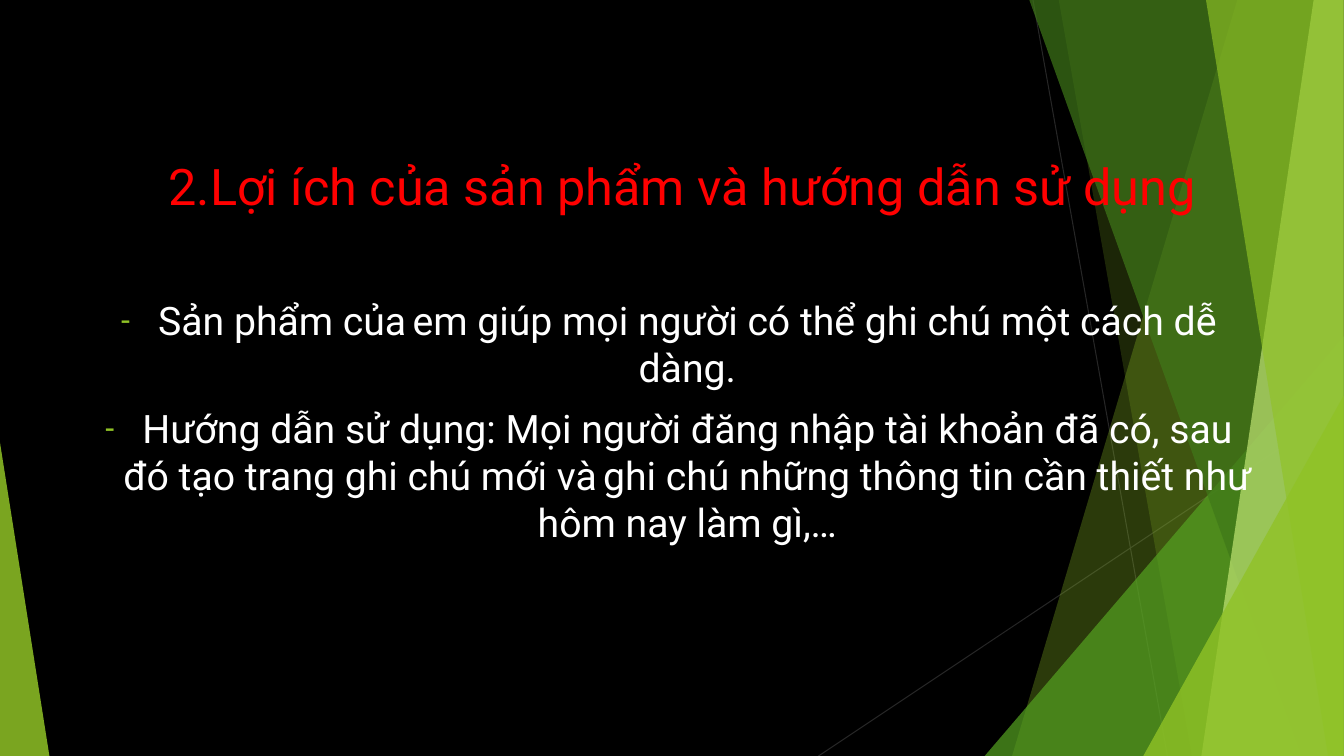
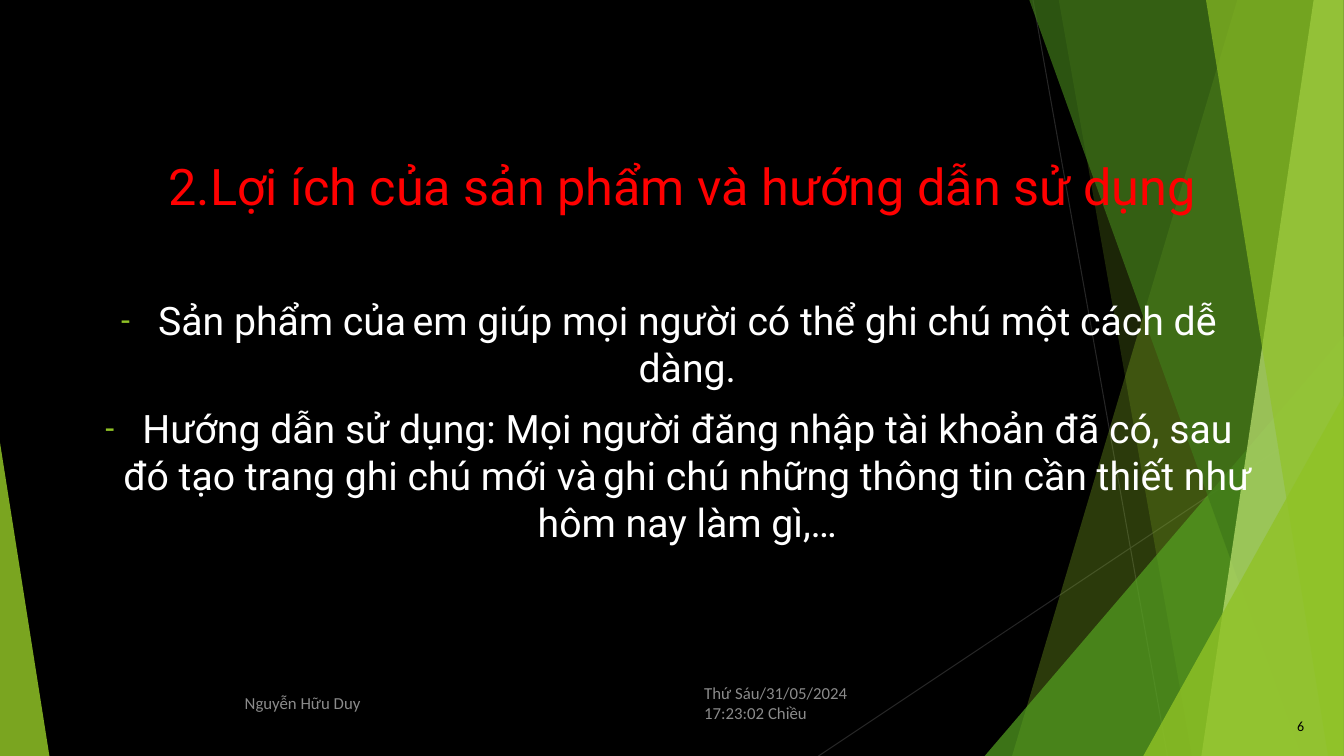
Before and after one commit to GreenSystemDuy08/TL-C4K-PTI01, a slide deck: slide 6 of PTI/SPCK/Thuyết trình.pptx. Drawn at 1344x756 pixels with LibreOffice and Linux fonts; fonts in the diff are those of the drawing. Boxes give left, top, right and bottom in pixels: in the first picture for what was removed or moved away, otherwise in the second. Text is boxed around its words. In the diff, an @@ line names an element or a change of style, - is before the commit and + after.

```diff
--- a/PTI/SPCK/Thuyết trình.pptx
+++ b/PTI/SPCK/Thuyết trình.pptx
@@ text added at bbox=[704, 687, 847, 719], 12 pt, text #8C8C8C @@
+Thứ Sáu/31/05/2024 17:23:02 Chiều
@@ text added at bbox=[245, 696, 361, 712], 12 pt, text #8C8C8C @@
+Nguyễn Hữu Duy
@@ page number added at bbox=[1297, 721, 1304, 731], 10 pt, text #000000 @@
+6
```
Also in this commit, not shown: 10 other slides changed, 9 other files.
